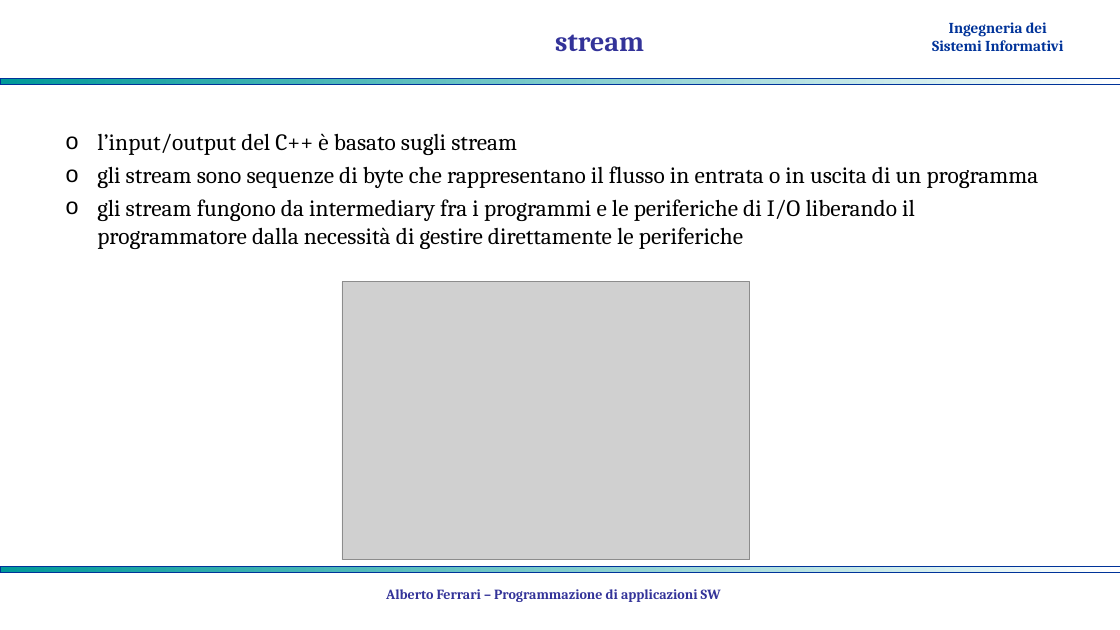
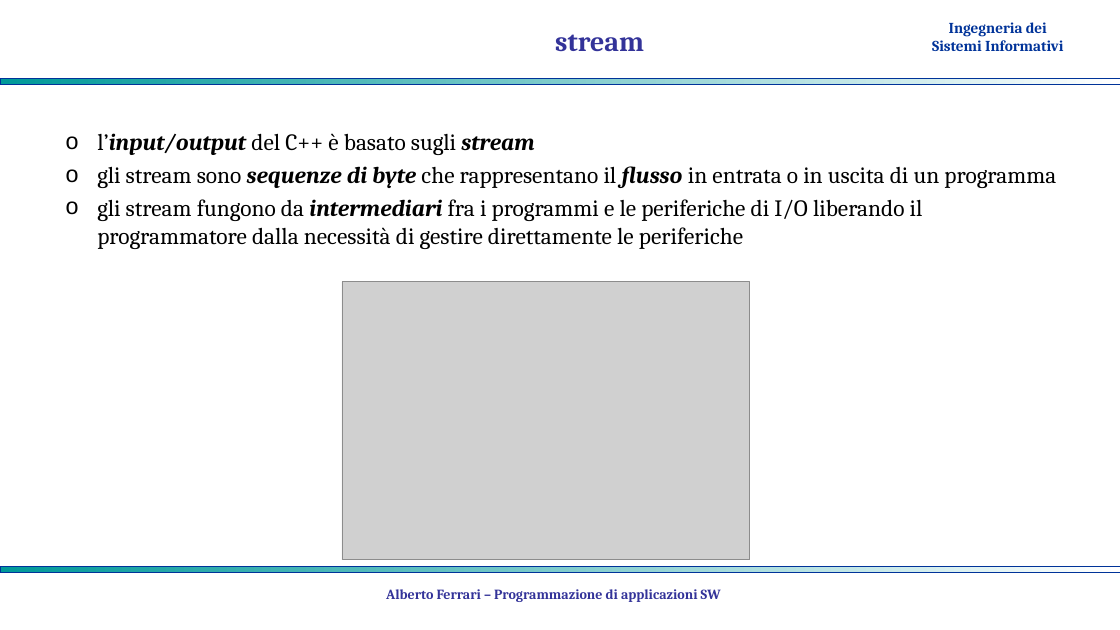
Before and after one commit to albertoferrari/pasw, a slide deck: slide 2 of lezioni/PASW03c - C++ input output.pptx. Drawn at 1120x630 pixels with LibreOffice and Linux fonts; fonts in the diff are those of the drawing; grey boxes stand for pictures; background and template pictures are left out. Boxes give left, top, right and bottom in pixels: in the first picture for what was removed or moved away, otherwise in the second. Text is boxed around its words. In the diff, an @@ line names an element or a change of style, - is before the commit and + after.

```diff
--- a/lezioni/PASW03c - C++ input output.pptx
+++ b/lezioni/PASW03c - C++ input output.pptx
@@ text at box(97, 133, 1056, 188): bold on, italic on in "l’input/output stream", "sequenze di byte flusso" @@
@@ text at box(97, 199, 923, 249): text changed @@
-o gli stream fungono da intermediary fra i programmi e le periferiche di I/O liberando il programmatore dalla necessità di gestire direttamente le periferiche
+o gli stream fungono da intermediari fra i programmi e le periferiche di I/O liberando il programmatore dalla necessità di gestire direttamente le periferiche
```
Also in this commit, not shown: 3 other slides changed, 8 slides added, 1 other file.
